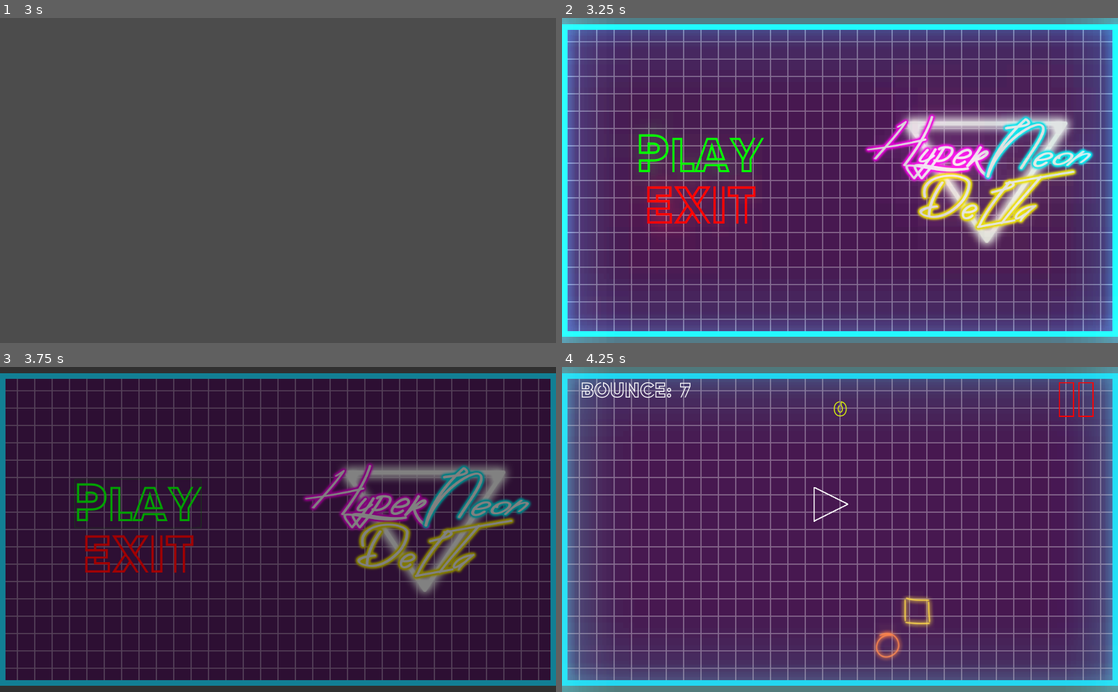
Above: before the commit, frames 1-4 (two rows, left to right).
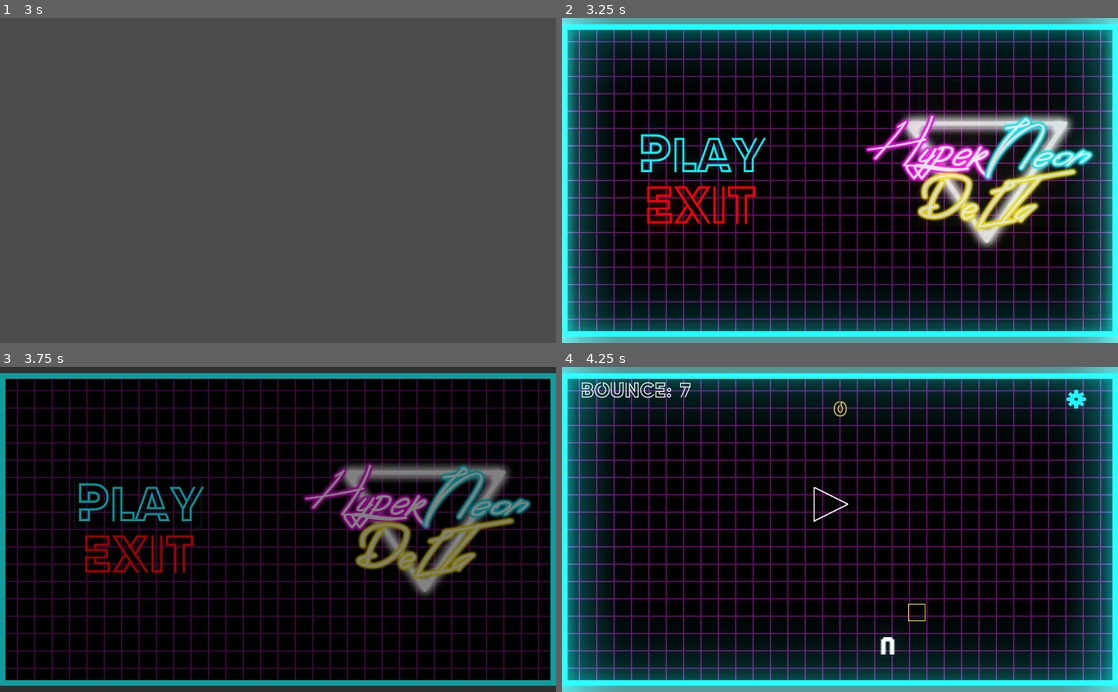
Above: after the commit, the same moments.

Repository: ScrappyMan25/Seven
Game: Godot game, scene res://Scenes/SplashScreen.tscn
The game is run twice, just before and just after one commit, with the same random seed, the same clock (stepped at 60 frames per second) and the same inputs.
Inputs (mouse positions are in pixels of both pictures, inside the frame that each line leads up to):
- Up to frame 1 (3 s): tap Enter at 0.5, 2 s; move the mouse to (400, 164) at 0.52 s; hold Right (point_right) 0.53-1.28 s; click (400, 164) at 0.67 s; tap Space (ui_select) at 0.77, 1.25, 1.52, 2.75 s; move the mouse to (166, 196) at 1.27 s; hold S (ui_down) 1.28-2.03 s; move the mouse to (333, 109) at 2.02 s; hold Right (point_right) 2.03-2.78 s; move the mouse to (250, 245) at 2.77 s; hold W (ui_up) from 2.78 s (still down); click (250, 245) at 2.92 s
- Up to frame 2 (3.25 s): keep holding W (ui_up); tap Space (ui_select) at 3.02 s
- Up to frame 3 (3.75 s): release W (ui_up) at 3.5 s; click "Play" at 3.5 s
- Up to frame 4 (4.25 s): no input

Frame 1 is identical in both runs. In frame 2, 90% of the frame differs, in the area x 0-100%, y 0-100%; in frame 3, 89%; in frame 4, 100%.

Commit message:
Colour Correction/Glow
NEON COLOURS IN
As much glow as I can

Diff:
--- a/Seven/Scenes/Background.tscn
+++ b/Seven/Scenes/Background.tscn
@@ -1,33 +1,28 @@
-[gd_scene load_steps=7 format=2]
+[gd_scene load_steps=10 format=2]
 
 [ext_resource path="res://Assets/GameAssets/Background/BackgroundColour.png" type="Texture" id=1]
 [ext_resource path="res://Assets/GameAssets/Background/ArenaBorder.png" type="Texture" id=2]
 [ext_resource path="res://Assets/GameAssets/Background/Background.png" type="Texture" id=3]
 [ext_resource path="res://Assets/GameAssets/Background/ArenaBorderEmission.png" type="Texture" id=4]
+[ext_resource path="res://Scripts/GlowShader.shader" type="Shader" id=5]
+[ext_resource path="res://Assets/GameAssets/Background/BackgroundEmission.png" type="Texture" id=6]
 
-[sub_resource type="Shader" id=1]
-code = "shader_type canvas_item;
-uniform sampler2D emission_texture;
-uniform vec4 glow_color : hint_color = vec4(1.0);
-void fragment()
-{
-	vec4 current_color = texture(TEXTURE,UV);
-	vec4 emission_color = texture(emission_texture, UV);
-
-	if (emission_color.r > 0f)
-	{
-		COLOR = (emission_color + glow_color)
-	}
-	else
-	{
-		COLOR = current_color;
-	}
-}"
+[sub_resource type="ShaderMaterial" id=1]
+shader = ExtResource( 5 )
+shader_param/glow_color = Color( 0.992157, 0.105882, 1, 1 )
+shader_param/emission_teture = ExtResource( 6 )
 
 [sub_resource type="ShaderMaterial" id=2]
-shader = SubResource( 1 )
-shader_param/glow_color = Color( 1, 1, 1, 1 )
-shader_param/emission_texture = ExtResource( 4 )
+shader = ExtResource( 5 )
+shader_param/glow_color = Color( 0.113725, 0.968627, 0.972549, 1 )
+shader_param/emission_teture = ExtResource( 4 )
+
+[sub_resource type="Environment" id=3]
+background_mode = 4
+glow_enabled = true
+glow_intensity = 1.94
+glow_strength = 1.22
+glow_blend_mode = 0
 
 [node name="Background" type="Control"]
 anchor_right = 1.0
@@ -37,7 +32,7 @@
 }
 
 [node name="BackgroundColour" type="TextureRect" parent="."]
-modulate = Color( 1.2, 1.2, 1.2, 1 )
+modulate = Color( 0, 0, 0, 1 )
 anchor_right = 1.0
 anchor_bottom = 1.0
 texture = ExtResource( 1 )
@@ -47,7 +42,8 @@
 }
 
 [node name="Arena" type="TextureRect" parent="."]
-modulate = Color( 1.2, 1.2, 1.2, 0.34 )
+modulate = Color( 0.992157, 0.105882, 1, 0.411765 )
+material = SubResource( 1 )
 anchor_right = 1.0
 anchor_bottom = 1.0
 texture = ExtResource( 3 )
@@ -57,7 +53,7 @@
 }
 
 [node name="Border" type="TextureRect" parent="."]
-modulate = Color( 0.109804, 0.788235, 0.921569, 1 )
+modulate = Color( 0.113725, 0.968627, 0.972549, 1 )
 material = SubResource( 2 )
 anchor_right = 1.0
 anchor_bottom = 1.0
@@ -66,3 +62,6 @@
 __meta__ = {
 "_edit_use_anchors_": false
 }
+
+[node name="WorldEnvironment" type="WorldEnvironment" parent="."]
+environment = SubResource( 3 )
--- a/Seven/Scenes/Enemy_template.tscn
+++ b/Seven/Scenes/Enemy_template.tscn
@@ -1,23 +1,43 @@
-[gd_scene load_steps=4 format=2]
+[gd_scene load_steps=8 format=2]
 
-[ext_resource path="res://Assets/PLACEHOLDER/Enemy2.png" type="Texture" id=1]
+[ext_resource path="res://Scripts/GlowShader.shader" type="Shader" id=1]
+[ext_resource path="res://Assets/GameAssets/Enemy2.png" type="Texture" id=2]
+[ext_resource path="res://Assets/GameAssets/Enemy2Emission.png" type="Texture" id=3]
 
-[sub_resource type="RectangleShape2D" id=2]
+[sub_resource type="RectangleShape2D" id=1]
 extents = Vector2( 20.006, 19.3895 )
 
-[sub_resource type="SpriteFrames" id=1]
+[sub_resource type="ShaderMaterial" id=2]
+shader = ExtResource( 1 )
+shader_param/glow_color = Color( 0.996078, 1, 0.258824, 1 )
+shader_param/emission_teture = ExtResource( 3 )
+
+[sub_resource type="SpriteFrames" id=3]
 animations = [ {
-"frames": [ ExtResource( 1 ) ],
+"frames": [ ExtResource( 2 ) ],
 "loop": true,
 "name": "default",
 "speed": 5.0
 } ]
 
+[sub_resource type="Environment" id=4]
+background_mode = 4
+glow_enabled = true
+glow_intensity = 2.05
+glow_strength = 1.32
+glow_blend_mode = 0
+
 [node name="Enemy_template" type="StaticBody2D"]
+scale = Vector2( 0.5, 0.5 )
 
 [node name="CollisionShape2D" type="CollisionShape2D" parent="."]
-position = Vector2( 0.396851, -3.1748 )
-shape = SubResource( 2 )
+scale = Vector2( 1.6, 1.65 )
+shape = SubResource( 1 )
 
 [node name="AnimatedSprite" type="AnimatedSprite" parent="."]
-frames = SubResource( 1 )
+modulate = Color( 0.996078, 1, 0.258824, 1 )
+material = SubResource( 2 )
+frames = SubResource( 3 )
+
+[node name="WorldEnvironment" type="WorldEnvironment" parent="."]
+environment = SubResource( 4 )
--- a/Seven/Scenes/Player.tscn
+++ b/Seven/Scenes/Player.tscn
@@ -1,7 +1,8 @@
-[gd_scene load_steps=7 format=2]
+[gd_scene load_steps=10 format=2]
 
 [ext_resource path="res://Assets/GameAssets/Player/Emission.png" type="Texture" id=1]
 [ext_resource path="res://Assets/GameAssets/Player/Player..png" type="Texture" id=2]
+[ext_resource path="res://Scripts/GlowShader.shader" type="Shader" id=3]
 [ext_resource path="res://Scripts/Player.gd" type="Script" id=5]
 
 [sub_resource type="Shader" id=1]
@@ -29,12 +30,27 @@
 shader_param/glow_color = Color( 1, 1, 1, 1 )
 shader_param/emission_texture = ExtResource( 1 )
 
+[sub_resource type="Environment" id=5]
+background_mode = 4
+glow_enabled = true
+glow_intensity = 2.39
+glow_strength = 1.37
+glow_blend_mode = 0
+
 [sub_resource type="Curve" id=3]
 _data = [ Vector2( 0, 1 ), 0.0, 0.0, 0, 0, Vector2( 1, 0 ), -2.96898, 0.0, 0, 0 ]
+
+[sub_resource type="ShaderMaterial" id=4]
+shader = ExtResource( 3 )
+shader_param/glow_color = Color( 1, 1, 1, 1 )
+shader_param/emission_teture = ExtResource( 1 )
 
 [node name="Player" type="KinematicBody2D"]
 material = SubResource( 2 )
 script = ExtResource( 5 )
+
+[node name="WorldEnvironment" type="WorldEnvironment" parent="."]
+environment = SubResource( 5 )
 
 [node name="DashTimer" type="Timer" parent="."]
 one_shot = true
@@ -58,6 +74,7 @@
 
 [node name="PlayerSprite" type="Sprite" parent="."]
 modulate = Color( 1.2, 1.2, 1.2, 1 )
+material = SubResource( 4 )
 rotation = 1.5708
 texture = ExtResource( 2 )
 
--- a/Seven/Scenes/PlayerProjectile.tscn
+++ b/Seven/Scenes/PlayerProjectile.tscn
@@ -1,6 +1,6 @@
-[gd_scene load_steps=20 format=2]
-
-[ext_resource path="res://Assets/PLACEHOLDER/Enemy1.png" type="Texture" id=1]
+[gd_scene load_steps=24 format=2]
+
+[ext_resource path="res://Scripts/GlowShader.shader" type="Shader" id=1]
 [ext_resource path="res://Scripts/PlayerProjectile.gd" type="Script" id=2]
 [ext_resource path="res://Assets/PLACEHOLDER/One.png" type="Texture" id=3]
 [ext_resource path="res://Assets/PLACEHOLDER/Two.png" type="Texture" id=4]
@@ -9,38 +9,29 @@
 [ext_resource path="res://Assets/PLACEHOLDER/Five.png" type="Texture" id=7]
 [ext_resource path="res://Assets/PLACEHOLDER/Six.png" type="Texture" id=8]
 [ext_resource path="res://Assets/PLACEHOLDER/Seven.png" type="Texture" id=9]
-
-[sub_resource type="SpriteFrames" id=1]
+[ext_resource path="res://Assets/GameAssets/Player/Bullet.png" type="Texture" id=10]
+[ext_resource path="res://Assets/GameAssets/Player/BulletEmission.png" type="Texture" id=11]
+
+[sub_resource type="ShaderMaterial" id=1]
+shader = ExtResource( 1 )
+shader_param/glow_color = Color( 1, 1, 1, 1 )
+shader_param/emission_teture = ExtResource( 11 )
+
+[sub_resource type="SpriteFrames" id=2]
 animations = [ {
-"frames": [ ExtResource( 1 ) ],
+"frames": [ ExtResource( 10 ) ],
 "loop": true,
 "name": "default",
 "speed": 5.0
 } ]
 
-[sub_resource type="CircleShape2D" id=2]
+[sub_resource type="CircleShape2D" id=3]
 radius = 18.8847
 
-[sub_resource type="CircleShape2D" id=3]
+[sub_resource type="CircleShape2D" id=4]
 radius = 22.5395
 
-[sub_resource type="Animation" id=4]
-resource_name = "1"
-tracks/0/type = "value"
-tracks/0/path = NodePath(".:modulate")
-tracks/0/interp = 1
-tracks/0/loop_wrap = true
-tracks/0/imported = false
-tracks/0/enabled = true
-tracks/0/keys = {
-"times": PoolRealArray( 0, 1 ),
-"transitions": PoolRealArray( 1, 1 ),
-"update": 0,
-"values": [ Color( 1, 1, 1, 1 ), Color( 1, 1, 1, 0 ) ]
-}
-
 [sub_resource type="Animation" id=5]
-resource_name = "2"
 tracks/0/type = "value"
 tracks/0/path = NodePath(".:modulate")
 tracks/0/interp = 1
@@ -55,7 +46,6 @@
 }
 
 [sub_resource type="Animation" id=6]
-resource_name = "3"
 tracks/0/type = "value"
 tracks/0/path = NodePath(".:modulate")
 tracks/0/interp = 1
@@ -70,7 +60,6 @@
 }
 
 [sub_resource type="Animation" id=7]
-resource_name = "4"
 tracks/0/type = "value"
 tracks/0/path = NodePath(".:modulate")
 tracks/0/interp = 1
@@ -85,7 +74,6 @@
 }
 
 [sub_resource type="Animation" id=8]
-resource_name = "5"
 tracks/0/type = "value"
 tracks/0/path = NodePath(".:modulate")
 tracks/0/interp = 1
@@ -100,7 +88,6 @@
 }
 
 [sub_resource type="Animation" id=9]
-resource_name = "6"
 tracks/0/type = "value"
 tracks/0/path = NodePath(".:modulate")
 tracks/0/interp = 1
@@ -115,34 +102,56 @@
 }
 
 [sub_resource type="Animation" id=10]
-resource_name = "7"
-tracks/0/type = "value"
-tracks/0/path = NodePath(".:modulate")
-tracks/0/interp = 1
-tracks/0/loop_wrap = true
-tracks/0/imported = false
-tracks/0/enabled = true
-tracks/0/keys = {
-"times": PoolRealArray( 0, 1 ),
-"transitions": PoolRealArray( 1, 1 ),
-"update": 0,
-"values": [ Color( 1, 1, 1, 1 ), Color( 1, 1, 1, 0 ) ]
-}
+tracks/0/type = "value"
+tracks/0/path = NodePath(".:modulate")
+tracks/0/interp = 1
+tracks/0/loop_wrap = true
+tracks/0/imported = false
+tracks/0/enabled = true
+tracks/0/keys = {
+"times": PoolRealArray( 0, 1 ),
+"transitions": PoolRealArray( 1, 1 ),
+"update": 0,
+"values": [ Color( 1, 1, 1, 1 ), Color( 1, 1, 1, 0 ) ]
+}
+
+[sub_resource type="Animation" id=11]
+tracks/0/type = "value"
+tracks/0/path = NodePath(".:modulate")
+tracks/0/interp = 1
+tracks/0/loop_wrap = true
+tracks/0/imported = false
+tracks/0/enabled = true
+tracks/0/keys = {
+"times": PoolRealArray( 0, 1 ),
+"transitions": PoolRealArray( 1, 1 ),
+"update": 0,
+"values": [ Color( 1, 1, 1, 1 ), Color( 1, 1, 1, 0 ) ]
+}
+
+[sub_resource type="Environment" id=12]
+background_mode = 4
+glow_enabled = true
+glow_intensity = 1.86
+glow_strength = 1.42
+glow_blend_mode = 0
 
 [node name="PlayerProjectile" type="KinematicBody2D"]
 position = Vector2( 524.408, 280.183 )
 script = ExtResource( 2 )
 
 [node name="AnimatedSprite" type="AnimatedSprite" parent="."]
-frames = SubResource( 1 )
+material = SubResource( 1 )
+scale = Vector2( 4, 4 )
+frames = SubResource( 2 )
 
 [node name="CollisionShape2D" type="CollisionShape2D" parent="."]
-shape = SubResource( 2 )
+shape = SubResource( 3 )
 
 [node name="Area2D" type="Area2D" parent="."]
 
 [node name="CollisionShape2D" type="CollisionShape2D" parent="Area2D"]
-shape = SubResource( 3 )
+shape = SubResource( 4 )
 
 [node name="1" type="Sprite" parent="."]
 modulate = Color( 1, 1, 1, 0 )
@@ -151,7 +160,7 @@
 texture = ExtResource( 3 )
 
 [node name="Animation1" type="AnimationPlayer" parent="1"]
-anims/1 = SubResource( 4 )
+anims/1 = SubResource( 5 )
 
 [node name="2" type="Sprite" parent="."]
 modulate = Color( 1, 1, 1, 0 )
@@ -160,7 +169,7 @@
 texture = ExtResource( 4 )
 
 [node name="Animation2" type="AnimationPlayer" parent="2"]
-anims/2 = SubResource( 5 )
+anims/2 = SubResource( 6 )
 
 [node name="3" type="Sprite" parent="."]
 modulate = Color( 1, 1, 1, 0 )
@@ -169,7 +178,7 @@
 texture = ExtResource( 5 )
 
 [node name="Animation3" type="AnimationPlayer" parent="3"]
-anims/3 = SubResource( 6 )
+anims/3 = SubResource( 7 )
 
 [node name="4" type="Sprite" parent="."]
 modulate = Color( 1, 1, 1, 0 )
@@ -178,7 +187,7 @@
 texture = ExtResource( 6 )
 
 [node name="Animation4" type="AnimationPlayer" parent="4"]
-anims/4 = SubResource( 7 )
+anims/4 = SubResource( 8 )
 
 [node name="5" type="Sprite" parent="."]
 modulate = Color( 1, 1, 1, 0 )
@@ -187,7 +196,7 @@
 texture = ExtResource( 7 )
 
 [node name="Animation5" type="AnimationPlayer" parent="5"]
-anims/5 = SubResource( 8 )
+anims/5 = SubResource( 9 )
 
 [node name="6" type="Sprite" parent="."]
 modulate = Color( 1, 1, 1, 0 )
@@ -196,7 +205,7 @@
 texture = ExtResource( 8 )
 
 [node name="Animation6" type="AnimationPlayer" parent="6"]
-anims/6 = SubResource( 9 )
+anims/6 = SubResource( 10 )
 
 [node name="7" type="Sprite" parent="."]
 modulate = Color( 1, 1, 1, 0 )
@@ -205,5 +214,8 @@
 texture = ExtResource( 9 )
 
 [node name="Animation7" type="AnimationPlayer" parent="7"]
-anims/7 = SubResource( 10 )
+anims/7 = SubResource( 11 )
+
+[node name="WorldEnvironment" type="WorldEnvironment" parent="."]
+environment = SubResource( 12 )
 [connection signal="body_entered" from="Area2D" to="." method="_on_Area2D_body_entered"]
--- a/Seven/Scenes/TitleScreen.tscn
+++ b/Seven/Scenes/TitleScreen.tscn
@@ -98,7 +98,7 @@
 alignment = 1
 
 [node name="Play" type="Button" parent="HBoxContainer/Button/VBoxContainer"]
-modulate = Color( 0, 1.2, 0, 1 )
+modulate = Color( 0.113725, 0.968627, 0.972549, 1 )
 margin_left = 137.0
 margin_top = 206.0
 margin_right = 371.0
@@ -113,10 +113,12 @@
 }
 
 [node name="Label" type="Label" parent="HBoxContainer/Button/VBoxContainer/Play"]
-modulate = Color( 0, 20.35, 0.1, 1 )
+modulate = Color( 0.113725, 0.968627, 0.972549, 1 )
 material = SubResource( 3 )
 anchor_right = 1.0
 anchor_bottom = 1.0
+margin_left = 4.23785
+margin_right = 4.23785
 size_flags_horizontal = 4
 custom_fonts/font = SubResource( 4 )
 text = "Play"
--- a/Seven/Scenes/UI.tscn
+++ b/Seven/Scenes/UI.tscn
@@ -2,18 +2,18 @@
 
 [ext_resource path="res://Assets/NEONLEDLight.ttf" type="DynamicFontData" id=1]
 [ext_resource path="res://Scripts/UI.gd" type="Script" id=2]
-[ext_resource path="res://Assets/GameAssets/Pause.png" type="Texture" id=3]
-[ext_resource path="res://Assets/GameAssets/PauseEmission.png" type="Texture" id=4]
-
-[sub_resource type="DynamicFont" id=15]
-size = 40
-font_data = ExtResource( 1 )
+[ext_resource path="res://Assets/GameAssets/CogEmission.png" type="Texture" id=3]
+[ext_resource path="res://Assets/GameAssets/Cog.png" type="Texture" id=4]
 
 [sub_resource type="DynamicFont" id=1]
 size = 40
 font_data = ExtResource( 1 )
 
-[sub_resource type="Shader" id=2]
+[sub_resource type="DynamicFont" id=2]
+size = 40
+font_data = ExtResource( 1 )
+
+[sub_resource type="Shader" id=3]
 code = "shader_type canvas_item;
 uniform sampler2D emission_texture;
 uniform vec4 glow_color : hint_color = vec4(1.0);
@@ -32,41 +32,37 @@
 	}
 }"
 
-[sub_resource type="ShaderMaterial" id=3]
-shader = SubResource( 2 )
-shader_param/glow_color = Color( 1, 0, 0, 1 )
-shader_param/emission_texture = ExtResource( 4 )
-
-[sub_resource type="DynamicFont" id=4]
+[sub_resource type="ShaderMaterial" id=4]
+shader = SubResource( 3 )
+shader_param/glow_color = Color( 0.113725, 0.968627, 0.972549, 1 )
+shader_param/emission_texture = ExtResource( 3 )
+
+[sub_resource type="DynamicFont" id=5]
 size = 50
 font_data = ExtResource( 1 )
 
-[sub_resource type="DynamicFont" id=5]
-size = 40
-font_data = ExtResource( 1 )
-
 [sub_resource type="DynamicFont" id=6]
 size = 40
 font_data = ExtResource( 1 )
 
 [sub_resource type="DynamicFont" id=7]
+size = 40
+font_data = ExtResource( 1 )
+
+[sub_resource type="DynamicFont" id=8]
 size = 50
 font_data = ExtResource( 1 )
 
-[sub_resource type="DynamicFont" id=8]
-size = 40
-font_data = ExtResource( 1 )
-
 [sub_resource type="DynamicFont" id=9]
 size = 40
 font_data = ExtResource( 1 )
 
 [sub_resource type="DynamicFont" id=10]
+size = 40
+font_data = ExtResource( 1 )
+
+[sub_resource type="DynamicFont" id=11]
 size = 50
-font_data = ExtResource( 1 )
-
-[sub_resource type="DynamicFont" id=11]
-size = 70
 font_data = ExtResource( 1 )
 
 [sub_resource type="DynamicFont" id=12]
@@ -74,10 +70,14 @@
 font_data = ExtResource( 1 )
 
 [sub_resource type="DynamicFont" id=13]
+size = 70
+font_data = ExtResource( 1 )
+
+[sub_resource type="DynamicFont" id=14]
 size = 50
 font_data = ExtResource( 1 )
 
-[sub_resource type="DynamicFont" id=14]
+[sub_resource type="DynamicFont" id=15]
 size = 30
 font_data = ExtResource( 1 )
 
@@ -90,14 +90,14 @@
 margin_top = 25.9568
 margin_right = 433.433
 margin_bottom = 62.9568
-custom_fonts/font = SubResource( 15 )
+custom_fonts/font = SubResource( 1 )
 text = "Number Of Bounces"
 __meta__ = {
 "_edit_use_anchors_": false
 }
 
 [node name="Score" type="Label" parent="."]
-modulate = Color( 0.89, 2.91, 0.01, 1 )
+modulate = Color( 0.996078, 1, 0.258824, 1 )
 anchor_left = 0.5
 anchor_top = 0.1
 anchor_right = 0.5
@@ -113,15 +113,15 @@
 }
 
 [node name="Pause" type="TextureButton" parent="."]
-modulate = Color( 7.51, 0, 0, 1 )
-material = SubResource( 3 )
+modulate = Color( 0.113725, 0.968627, 0.972549, 1 )
+material = SubResource( 4 )
 anchor_left = 1.0
 anchor_right = 1.0
 margin_left = -108.52
 margin_top = 28.3771
 margin_right = -44.5204
 margin_bottom = 92.3771
-texture_normal = ExtResource( 3 )
+texture_normal = ExtResource( 4 )
 __meta__ = {
 "_edit_use_anchors_": false
 }
@@ -153,17 +153,17 @@
 }
 
 [node name="Label" type="Label" parent="PauseButtons/Continue"]
-modulate = Color( 0.0862745, 1, 0, 1 )
+modulate = Color( 0.113725, 0.968627, 0.972549, 1 )
 margin_right = 40.0
 margin_bottom = 14.0
-custom_fonts/font = SubResource( 4 )
+custom_fonts/font = SubResource( 5 )
 text = "Continue"
 __meta__ = {
 "_edit_use_anchors_": false
 }
 
 [node name="Restart" type="Button" parent="PauseButtons"]
-modulate = Color( 0, 0.576471, 1, 1 )
+modulate = Color( 0.113725, 0.654902, 0.972549, 1 )
 margin_left = 35.0
 margin_top = 286.0
 margin_right = 191.0
@@ -229,8 +229,8 @@
 margin_top = 149.5
 margin_right = 83.0
 margin_bottom = 202.5
-custom_fonts/font = SubResource( 7 )
-custom_colors/font_color = Color( 0, 1, 0.0392157, 1 )
+custom_fonts/font = SubResource( 8 )
+custom_colors/font_color = Color( 0.113725, 0.654902, 0.972549, 1 )
 text = "RETRY"
 flat = true
 __meta__ = {
@@ -240,12 +240,12 @@
 [node name="Exit" type="Button" parent="GameOver"]
 anchor_top = 1.0
 anchor_bottom = 1.0
-margin_left = 87.0
-margin_top = -79.0
-margin_right = 211.0
-margin_bottom = -36.0
-custom_fonts/font = SubResource( 8 )
-custom_colors/font_color = Color( 0, 0.278431, 1, 1 )
+margin_left = 215.854
+margin_top = -144.176
+margin_right = 339.854
+margin_bottom = -101.176
+custom_fonts/font = SubResource( 9 )
+custom_colors/font_color = Color( 0.113725, 0.368627, 0.972549, 1 )
 text = "MENU"
 flat = true
 __meta__ = {
@@ -257,11 +257,11 @@
 anchor_top = 1.0
 anchor_right = 1.0
 anchor_bottom = 1.0
-margin_left = -181.0
-margin_top = -79.0
-margin_right = -87.0
-margin_bottom = -36.0
-custom_fonts/font = SubResource( 9 )
+margin_left = -338.322
+margin_top = -144.926
+margin_right = -244.322
+margin_bottom = -101.926
+custom_fonts/font = SubResource( 10 )
 custom_colors/font_color = Color( 1, 0, 0, 1 )
 text = "EXIT"
 flat = true
@@ -340,8 +340,8 @@
 margin_top = 51.0
 margin_right = 1024.0
 margin_bottom = 80.0
-custom_fonts/font = SubResource( 14 )
-custom_colors/font_color = Color( 0.956863, 0.0196078, 0.898039, 1 )
+custom_fonts/font = SubResource( 15 )
+custom_colors/font_color = Color( 0.956863, 0.898039, 0.0196078, 1 )
 text = "HIGH SCORE"
 align = 1
 [connection signal="pressed" from="Pause" to="." method="_on_Pause_pressed"]
--- a/Seven/Scenes/test.tscn
+++ b/Seven/Scenes/test.tscn
@@ -36,14 +36,6 @@
 [sub_resource type="RectangleShape2D" id=3]
 extents = Vector2( 486, 10 )
 
-[sub_resource type="Environment" id=4]
-background_mode = 4
-glow_enabled = true
-glow_intensity = 4.0
-glow_strength = 1.24
-glow_blend_mode = 1
-glow_hdr_threshold = 0.89
-
 [node name="Node" type="Node"]
 script = ExtResource( 6 )
 
@@ -64,7 +56,7 @@
 material = null
 position = Vector2( 495.226, 253.286 )
 
-[node name="PlayerSprite" parent="Player" index="3"]
+[node name="PlayerSprite" parent="Player" index="4"]
 material = SubResource( 2 )
 
 [node name="Border" type="StaticBody2D" parent="."]
@@ -102,9 +94,6 @@
 
 [node name="UI" parent="." instance=ExtResource( 4 )]
 
-[node name="WorldEnvironment" type="WorldEnvironment" parent="."]
-environment = SubResource( 4 )
-
 [node name="ScoreTimer" type="Timer" parent="."]
 autostart = true
 
--- /dev/null
+++ b/Seven/Scripts/GlowShader.shader
@@ -0,0 +1,19 @@
+shader_type canvas_item;
+
+uniform sampler2D emission_teture;
+uniform vec4 glow_color : hint_color = vec4(1.0);
+
+void fragment()
+{
+	vec4 current_color = texture(TEXTURE,UV); // what's our current sprite pixel
+	vec4 emission_color = texture(emission_teture,UV); // what's our current emission pixel
+
+	if(emission_color.r > 0f) // check if we're not black in the emission color.
+	{
+		COLOR = (emission_color + glow_color) // add brightness corrosponding with the emission pixel
+	}
+	else
+	{
+		COLOR = current_color; // we arent over an emission pixel leave alone
+	}
+}
Binary file added: Seven/Assets/GameAssets/Cog.png
Not shown, added: Seven/Assets/GameAssets/Cog.png.import
Binary file added: Seven/Assets/GameAssets/CogEmission.png
Not shown, added: Seven/Assets/GameAssets/CogEmission.png.import
Not shown: 7 places in Seven/Scenes/UI.tscn that only renumber resources
Not shown: 1 places in Seven/Scenes/test.tscn that only renumber resources
